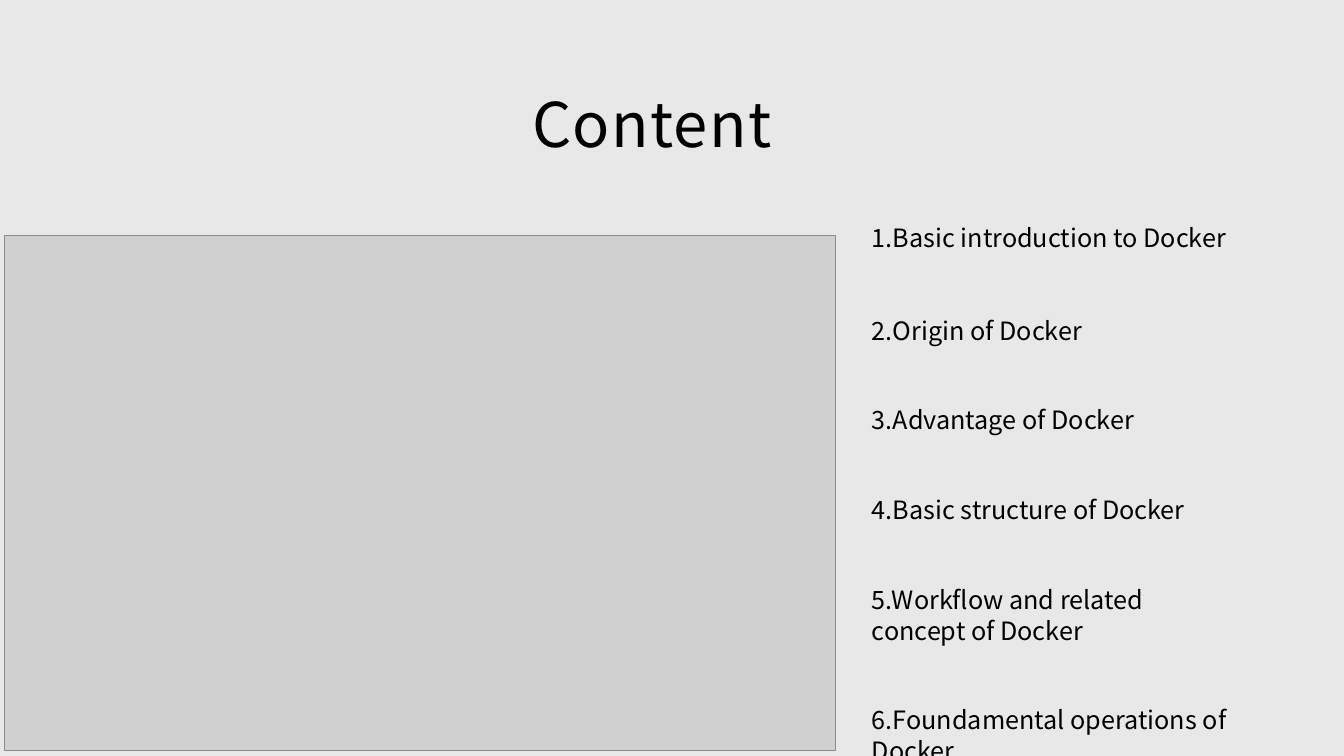
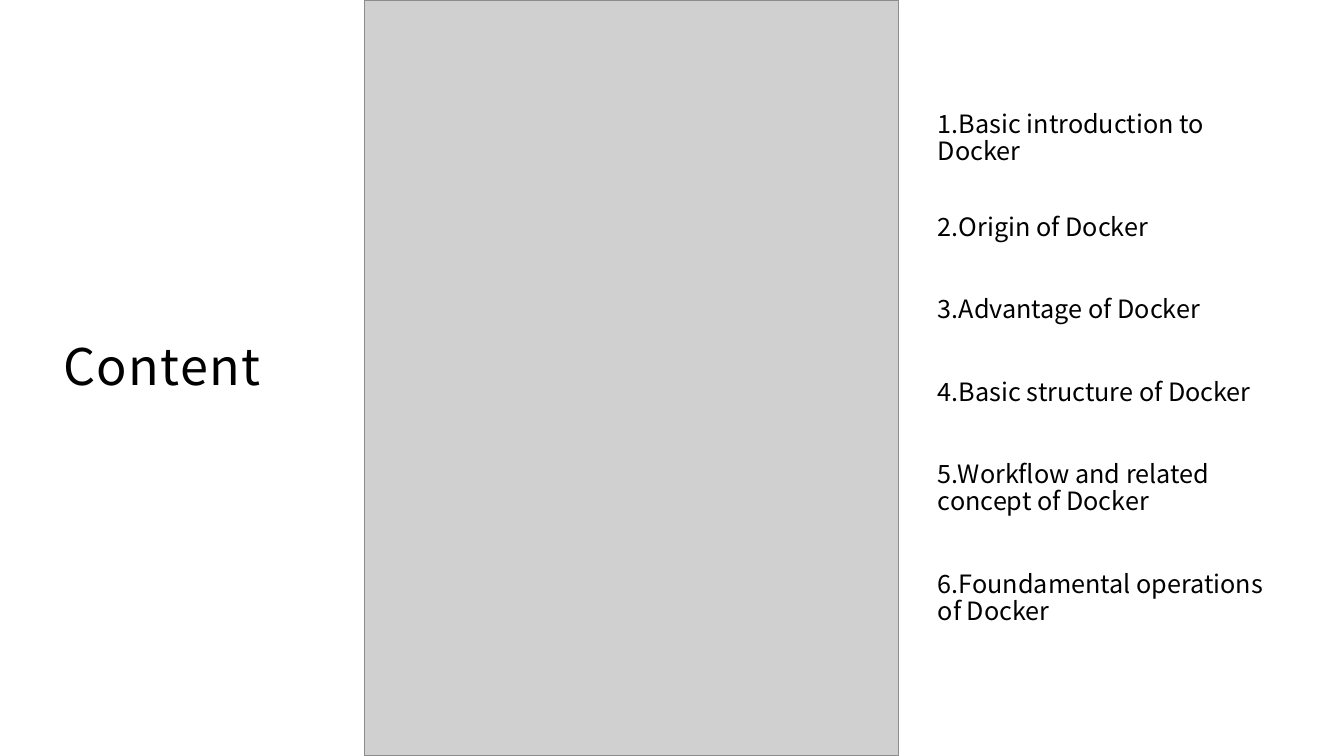
Before and after one commit to CompPsyUnion/2526-weekly-session, a slide deck: slide 3 of Contents/Docker/slide/Docker演示.pptx. Drawn at 1344x756 pixels with LibreOffice and Linux fonts; fonts in the diff are those of the drawing; grey boxes stand for pictures. Boxes give left, top, right and bottom in pixels: in the first picture for what was removed or moved away, otherwise in the second. Text is boxed around its words. In the diff, an @@ line names an element or a change of style, - is before the commit and + after.

```diff
--- a/Contents/Docker/slide/Docker演示.pptx
+++ b/Contents/Docker/slide/Docker演示.pptx
@@ background #E8E8E8 to #FFFFFF @@
@@ picture: place and size @@
-picture at (5,235,836,750)
+picture at (365,0,899,756)
@@ title "Content": place and size @@
-title "Content" at (532,101,772,148)
+title "Content" at (63,347,260,386)
@@ title "Content" at (63,347,260,386): size 44 to 36 pt @@
@@ text "1.Basic introduction to Docker": place and size @@
-text "1.Basic introduction to Docker" at (872,227,1227,735)
+text "1.Basic introduction to Docker" at (938,113,1264,621)
@@ text "1.Basic introduction to Docker" at (938,113,1264,621): line spacing 1.02 to 0.9; vertical alignment top to middle @@
```
Also in this commit, not shown: 16 other slides changed, 10 slides added.
